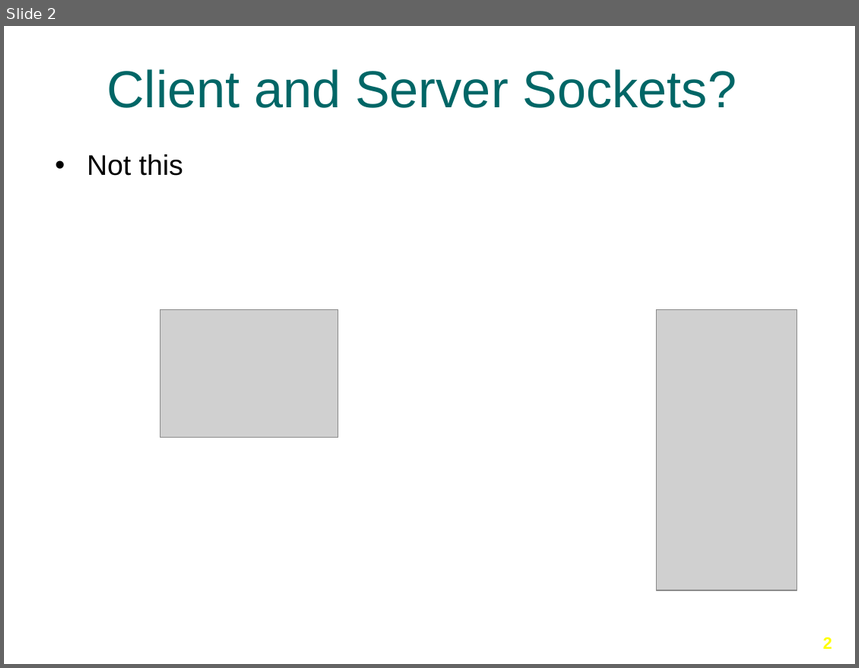
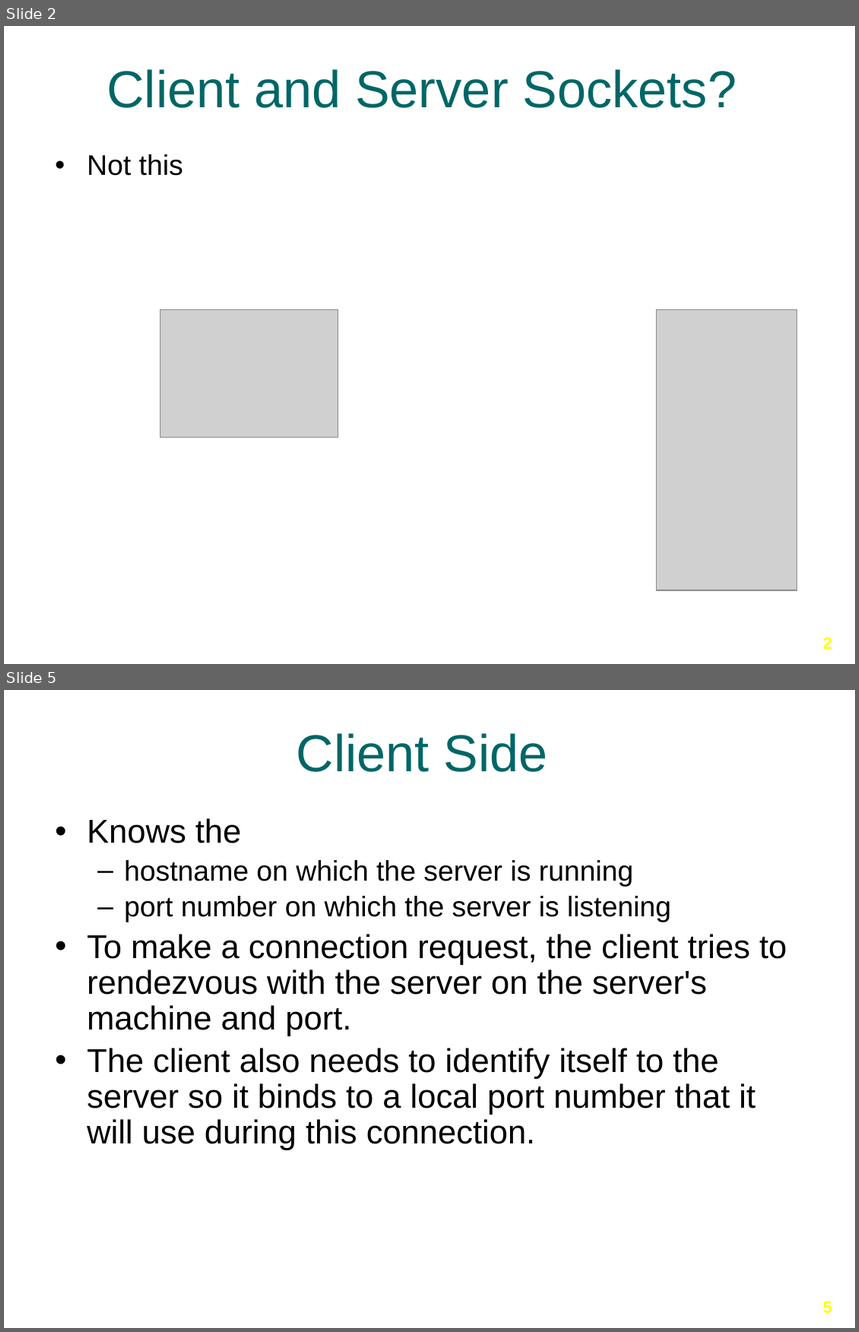
Before and after one commit to Ansilacerda/CIT360-Portfolio, a slide deck: Presentations/Client and Server Sockets/Client-Server-Sockets.pptx. Shown one above the other, each under a label of ours: slide 2 before the commit, slides 2 and 5 after it; the slides between them are not shown. The pictures are 859x668 and 859x1332 pixels, drawn with LibreOffice and Linux fonts; fonts in the diff are those of the drawing; grey boxes stand for pictures; background and template pictures are left out. Boxes give left, top, right and bottom in pixels: in the first picture for what was removed or moved away, otherwise in the second. Text is boxed around its words. In the diff, an @@ line names an element or a change of style, - is before the commit and + after.

```diff
--- a/Presentations/Client and Server Sockets/Client-Server-Sockets.pptx
+++ b/Presentations/Client and Server Sockets/Client-Server-Sockets.pptx
@@ slide 5 added at [4, 690, 855, 1328], background picture (left out) @@
@@ title added at [297, 733, 548, 772], 44 pt, text #006666 @@
+Client Side
@@ text added at [87, 818, 787, 1151], 28 pt, text #000000 @@
+• Knows the
+  – hostname on which the server is running
+  – port number on which the server is listening
+• To make a connection request, the client tries to rendezvous with the server on the server's machine and port.
+• The client also needs to identify itself to the server so it binds to a local port number that it will use during this connection.
@@ page number added at [823, 1302, 832, 1314], 14 pt, text #FFFF00, bold @@
+5
```
Also in this commit, not shown: 1 slide changed, 8 other slides added, 8 slides removed, 23 other files.
